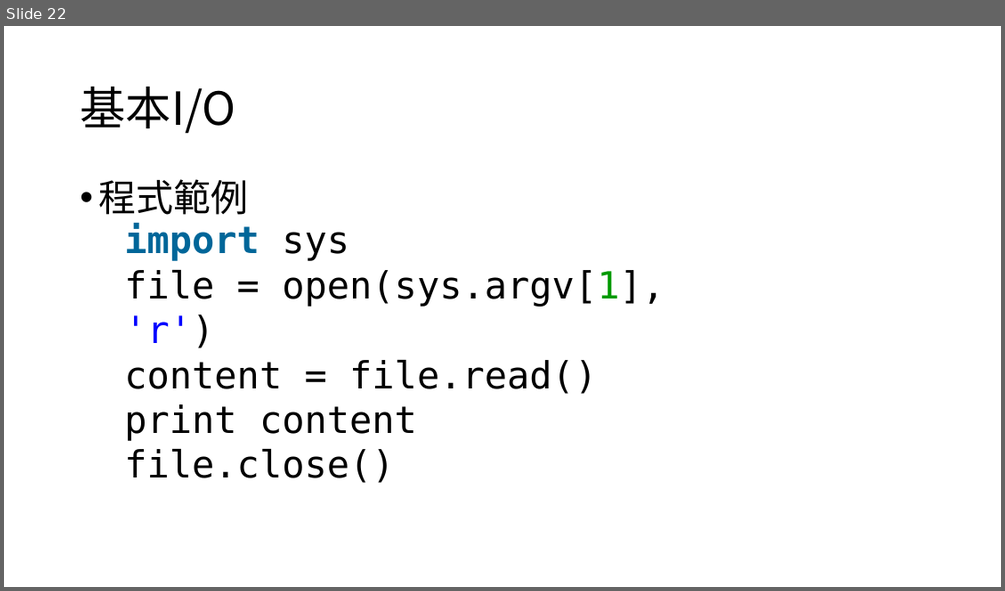
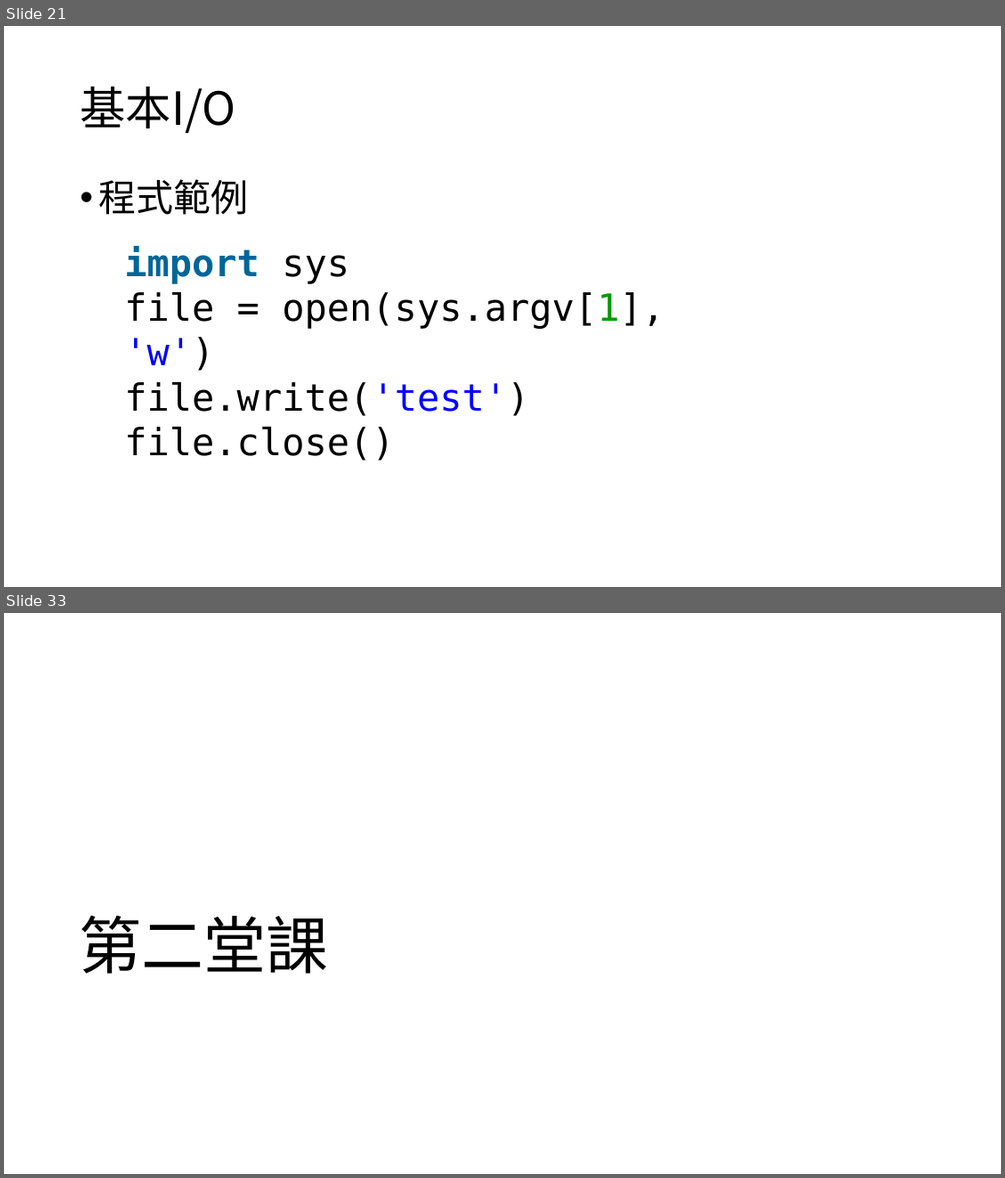
Before and after one commit to timmy61109/Python-Tutorial, a slide deck: Python程式設計入門指南.pptx. Shown one above the other, each under a label of ours: slide 22 before the commit, slides 21 and 33 after it; the slides between them are not shown. The pictures are 1005x591 and 1005x1178 pixels, drawn with LibreOffice and Linux fonts; fonts in the diff are those of the drawing. Boxes give left, top, right and bottom in pixels: in the first picture for what was removed or moved away, otherwise in the second. Text is boxed around its words. In the diff, an @@ line names an element or a change of style, - is before the commit and + after.

```diff
--- a/Python程式設計入門指南.pptx
+++ b/Python程式設計入門指南.pptx
@@ slide 33 added at (4, 613, 1001, 1174), background #FFFFFF @@
@@ title added at (80, 916, 329, 973), 60 pt, text #000000 @@
+第二堂課
@@ what was slide 22 is now slide 21 @@
@@ slide 21 changed as well @@
@@ text "import sys": place and size @@
-text "import sys" at (124, 223, 664, 483)
+text "import sys" at (124, 246, 664, 460)
@@ text at (124, 292, 664, 416): text changed @@
-file = open(sys.argv[1], 'r')
-content = file.read()
-print content
+file = open(sys.argv[1], 'w')
+file.write('test')
```
Also in this commit, not shown: 6 other slides changed, 54 other slides added, 1 slide removed.
